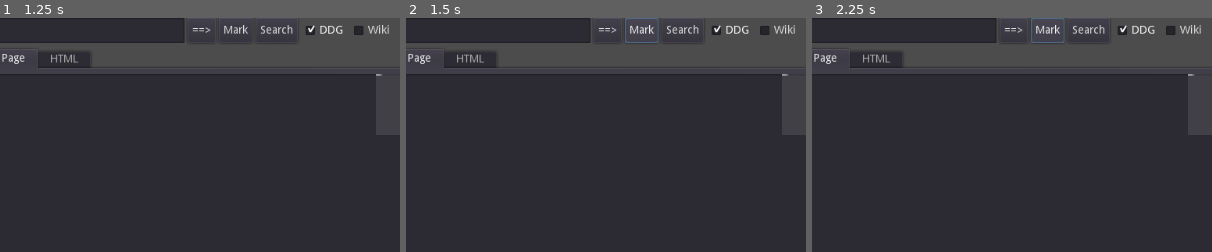
Above: before the commit, frames 1-3 (left to right).
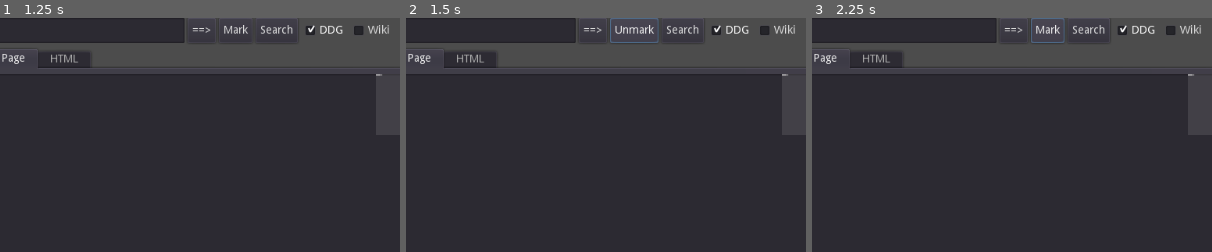
Above: after the commit, the same moments.

Repository: KaizNike/Lite-Web-Browser
Game: Godot game, scene res://src/App.tscn
Same seed, same stepped clock (60 frames per second), same inputs: the game is played once before the commit and once after it.
Inputs (mouse positions are % of the whole screen's width and height, from its top left):
- Up to frame 1 (1.25 s): click (48, 97) at 0.52 s; type "12" at 0.6 s
- Up to frame 2 (1.5 s): click "Mark" at 1.25 s
- Up to frame 3 (2.25 s): click "Mark" (after the commit: "Unmark") at 2 s
The pictures show only the part of the screen within x 45-95%, y 0-50%; the shares and areas given below are measured in that part.

Frame 1 is identical in both runs. In frame 2, 0.4% of the frame differs, in the area x 42-58%, y 0-11%; in frame 3, nothing differs.

Commit message:
Unmark a bookmark

Diff:
--- a/KN Lite Web Browser/src/App.gd
+++ b/KN Lite Web Browser/src/App.gd
@@ -85,6 +85,10 @@
 		return
 	paths.append(new_text)
 	currentSite = new_text
+	if currentSite in bookmarks:
+		$UI/VSplitContainer/HBoxContainer/BookMarkButton.text = "Unmark"
+	else:
+		$UI/VSplitContainer/HBoxContainer/BookMarkButton.text = "Mark"
 	pass # Replace with function body.
 
 
@@ -387,11 +391,16 @@
 
 func _on_BookMarkButton_pressed():
 	if currentSite in bookmarks:
-		print("Already bookmarked.")
+		print(currentSite + " removed.")
+		Globals.emit_signal("deleteBookmark", currentSite)
+		bookmarks.erase(currentSite)
+#		print("Already bookmarked.")
+		$UI/VSplitContainer/HBoxContainer/BookMarkButton.text = "Mark"
 		return
 	print("Request started for bookmark.")
 	$ImageHTTPRequest.request("https://t3.gstatic.com/faviconV2?client=SOCIAL&type=FAVICON&fallback_opts=TYPE,SIZE,URL&url=" + currentSite + "&size=16")
 	bookmarks.append(currentSite)
+	$UI/VSplitContainer/HBoxContainer/BookMarkButton.text = "Unmark"
 	pass # Replace with function body.
 
 
--- a/KN Lite Web Browser/src/BookMark.gd
+++ b/KN Lite Web Browser/src/BookMark.gd
@@ -8,6 +8,7 @@
 
 # Called when the node enters the scene tree for the first time.
 func _ready():
+	Globals.connect("deleteBookmark", self, "delete")
 	pass # Replace with function body.
 
 
@@ -19,3 +20,7 @@
 func _on_TextureBookMark_pressed():
 	Globals.emit_signal("bookmarkClicked", site)
 	pass # Replace with function body.
+
+func delete(Site):
+	if site == Site:
+		queue_free()
--- a/KN Lite Web Browser/src/Globals.gd
+++ b/KN Lite Web Browser/src/Globals.gd
@@ -1,7 +1,7 @@
 extends Node
 
 signal bookmarkClicked
-
+signal deleteBookmark
 # Declare member variables here. Examples:
 # var a = 2
 # var b = "text"
